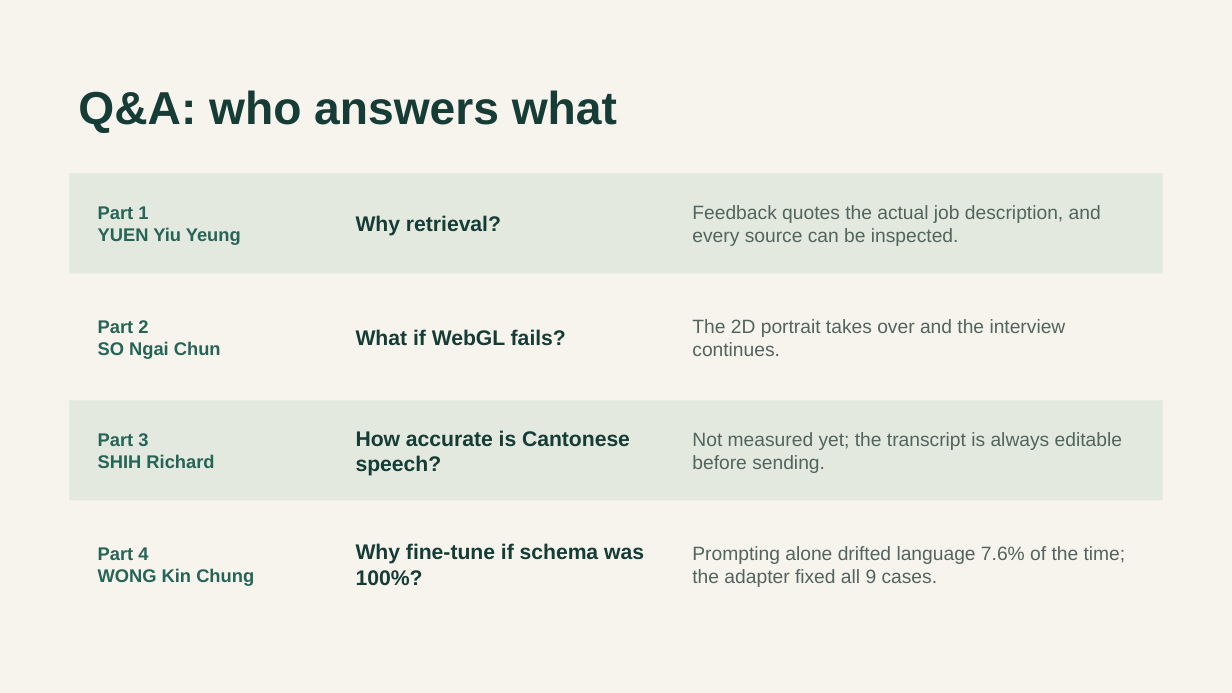
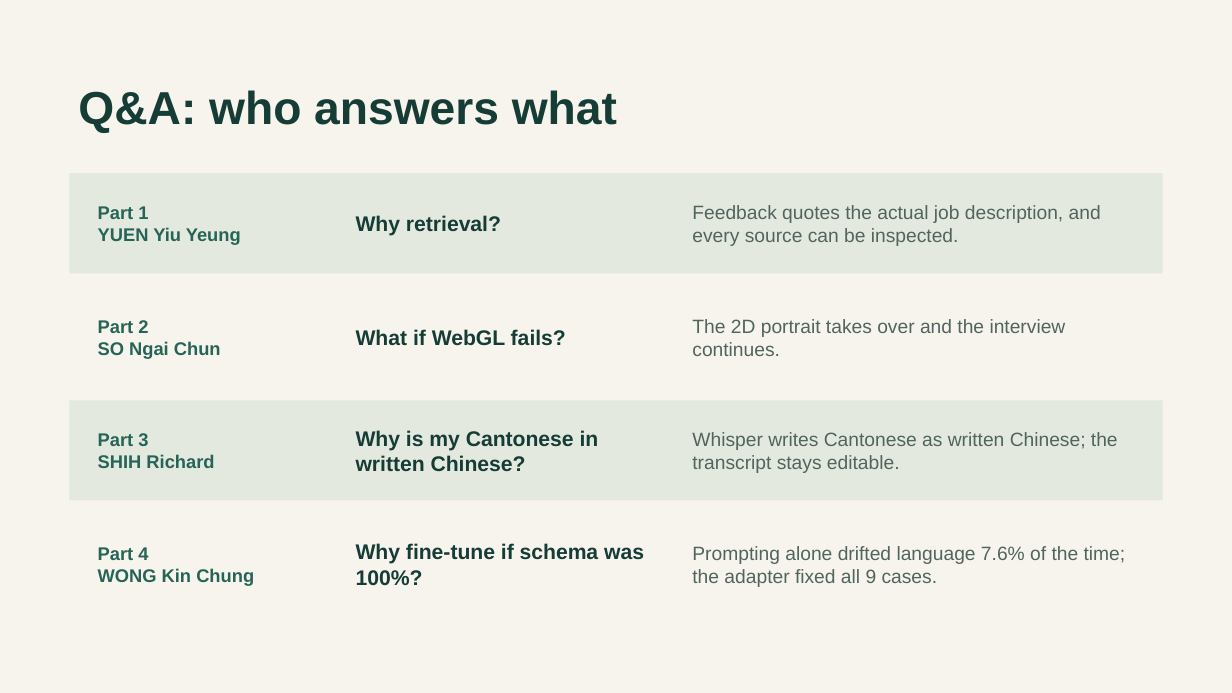
Before and after one commit to kelvin0611/COMP4431_GroupProject_InterviewCoach, a slide deck: slide 17 of presentation/VoxPrep-HK.pptx. Drawn at 1232x693 pixels with LibreOffice and Linux fonts; fonts in the diff are those of the drawing. Boxes give left, top, right and bottom in pixels: in the first picture for what was removed or moved away, otherwise in the second. Text is boxed around its words. In the diff, an @@ line names an element or a change of style, - is before the commit and + after.

Commit message:
docs: state that local Whisper writes spoken Cantonese as written Chinese
Tested with written, colloquial and empty decoding prompts: large-v3-turbo
returns standard written Chinese every time. Record it as a known limit in
the README, model card, limits slide, Q&A slide and demo script, and add the
emotion and eye-contact answer to the likely questions.

```diff
--- a/presentation/VoxPrep-HK.pptx
+++ b/presentation/VoxPrep-HK.pptx
@@ text at box(356, 430, 599, 471): text changed @@
-How accurate is Cantonese speech?
+Why is my Cantonese in written Chinese?
@@ text at box(692, 432, 1118, 473): text changed @@
-Not measured yet; the transcript is always editable before sending.
+Whisper writes Cantonese as written Chinese; the transcript stays editable.
```
Also in this commit, not shown: 1 other slide changed, 4 other files.
